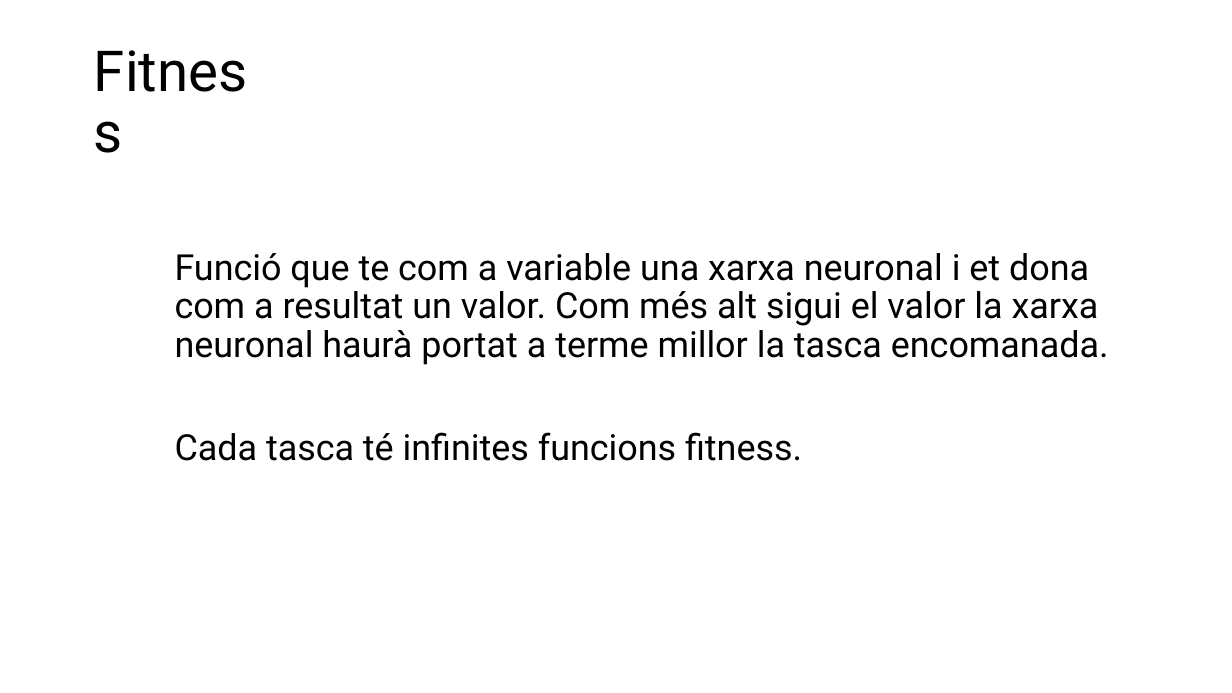
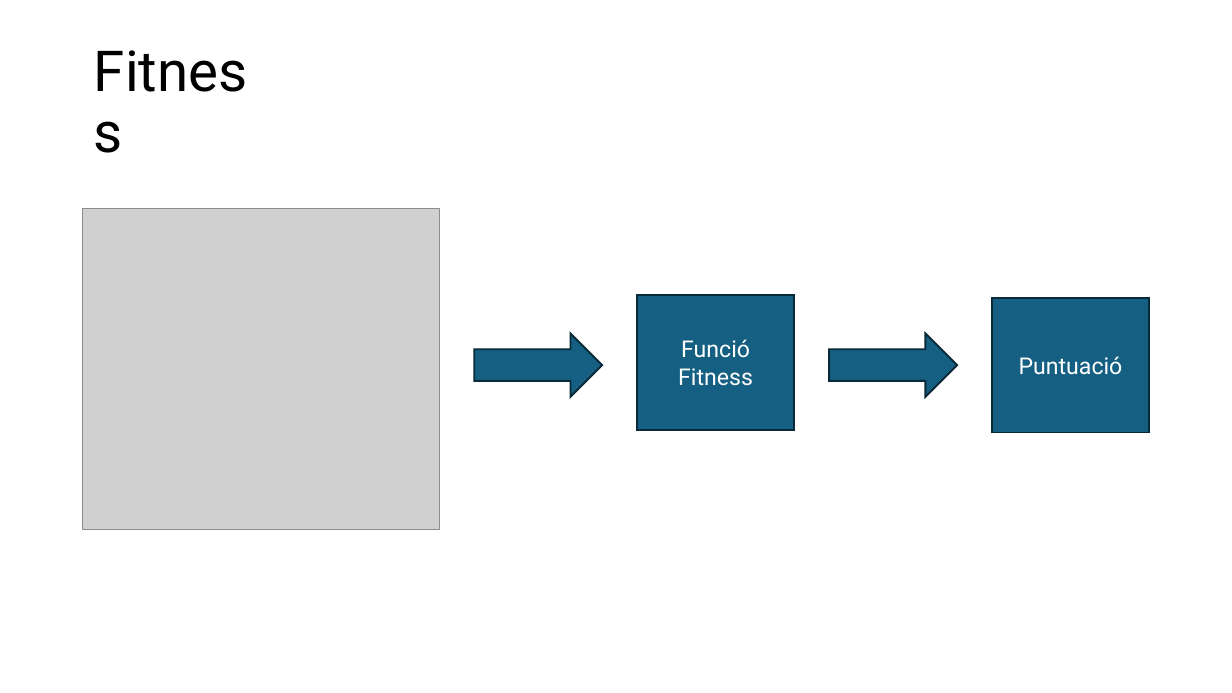
Before and after one commit to FerrerJan/Treball-de-Recerca-IA, a slide deck: slide 3 of TR_ESCRIT/PPT_Marc.pptx. Drawn at 1232x693 pixels with LibreOffice and Linux fonts; fonts in the diff are those of the drawing; grey boxes stand for pictures. Boxes give left, top, right and bottom in pixels: in the first picture for what was removed or moved away, otherwise in the second. Text is boxed around its words. In the diff, an @@ line names an element or a change of style, - is before the commit and + after.

```diff
--- a/TR_ESCRIT/PPT_Marc.pptx
+++ b/TR_ESCRIT/PPT_Marc.pptx
@@ text removed at (x1=175, y1=253, x2=1109, y2=461) @@
-Funció que te com a variable una xarxa neuronal i et dona com a resultat un valor. Com més alt sigui el valor la xarxa neuronal haurà portat a terme millor la tasca encomanada.
-Cada tasca té infinites funcions fitness.
@@ group added at (x1=82, y1=209, x2=1150, y2=530): 2 right arrows, 2 rectangles, 1 picture @@
+Funció Fitness
+Puntuació
```
Also in this commit, not shown: 1 other slide changed.
